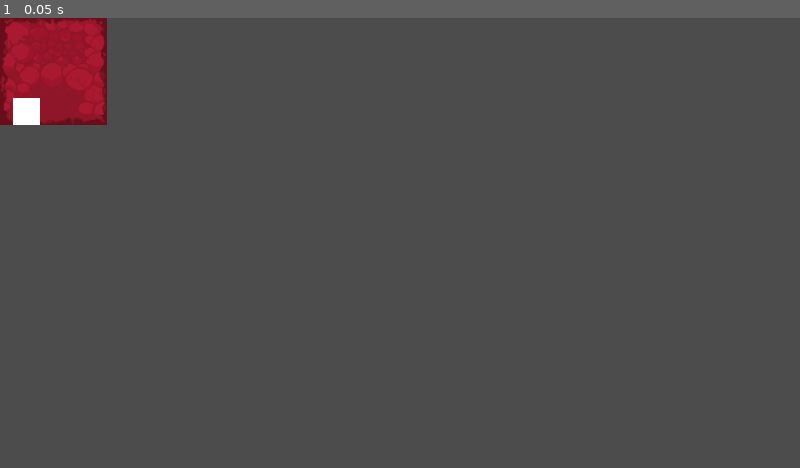
Above: before the commit, frame 1.
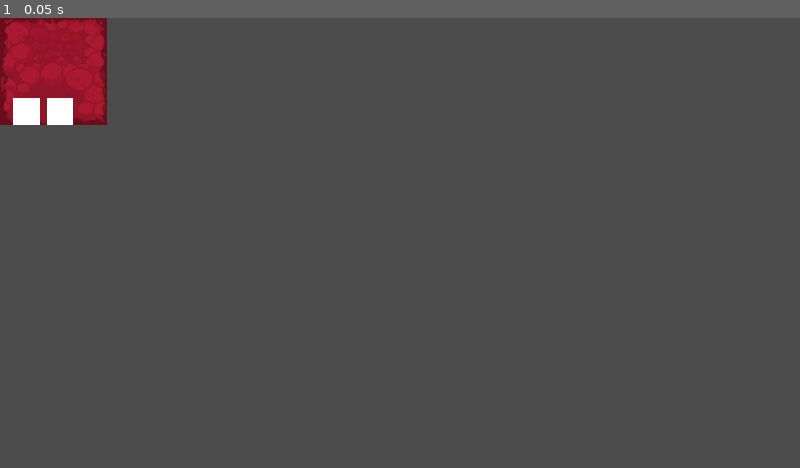
Above: after the commit, the same moment.

Repository: schnuet/ld-game-2020-4
Game: Godot game, scene res://objects/stations/StomachStation.tscn
The game is run twice, just before and just after one commit, with the same random seed, the same clock (stepped at 60 frames per second) and the same inputs. This scene is started directly instead of the project's main scene.
Inputs:
- Up to frame 1 (0.05 s): no input

The runs differ from the first frame. In frame 1, 0.2% of the frame differs, in the area x 5-10%, y 17-24%.

Commit message:
add station action trigger listeners

Diff:
--- a/objects/stations/Station.gd
+++ b/objects/stations/Station.gd
@@ -101,4 +101,17 @@
 func _on_ActionTimer_timeout():
 	$ActionTimer.wait_time = action_timer_time;
 	trigger_action();
-	pass # Replace with function body.
+
+func add_action_trigger_listener(body, method_as_string):
+	if (!is_connected("action_triggered", body, method_as_string)):
+		connect("action_triggered", body, method_as_string);
+		return true;
+	else:
+		return false;
+
+func remove_action_trigger_listener(body, method_as_string):
+	if (is_connected("action_triggered", body, method_as_string)):
+		disconnect("action_triggered", body, method_as_string);
+		return true;
+	else:
+		return false;
--- a/objects/stations/StomachStation.gd
+++ b/objects/stations/StomachStation.gd
@@ -10,3 +10,30 @@
 func perform_action():
 	add_protein(protein_created_on_action);
 	add_energy(energy_created_on_action);
+
+
+
+# listening to character enter
+
+func _on_EnergyStash_body_entered(body):
+	add_action_trigger_listener(body, "_on_EnergyStash_trigger");
+
+func _on_EnergyStash_body_exited(body):
+	remove_action_trigger_listener(body, "_on_ProteinStash_trigger");
+
+func _on_ProteinStash_body_entered(body):
+	add_action_trigger_listener(body, "_on_ProteinStash_trigger");
+
+func _on_ProteinStash_body_exited(body):
+	remove_action_trigger_listener(body, "_on_ProteinStash_trigger");
+
+
+# activate actions:
+
+func _on_EnergyStash_trigger(body):
+	var energy = take_energy(1);
+	body.add_energy(energy);
+
+func _on_ProteinStash_trigger(body):
+	var energy = take_protein(1);
+	body.add_protein(protein);
--- a/objects/stations/StomachStation.tscn
+++ b/objects/stations/StomachStation.tscn
@@ -11,16 +11,43 @@
 max_protein = 15
 
 [node name="EnergyStash" type="Area2D" parent="." index="3"]
+position = Vector2( 32, 128 )
 
 [node name="CollisionShape2D" type="CollisionShape2D" parent="EnergyStash" index="0"]
-position = Vector2( 32, 112 )
+position = Vector2( 0, -16 )
 shape = SubResource( 1 )
+__meta__ = {
+"_edit_lock_": true
+}
 
 [node name="ColorRect" type="ColorRect" parent="EnergyStash" index="1"]
-margin_left = 16.0
-margin_top = 96.0
-margin_right = 48.0
-margin_bottom = 128.0
+margin_left = -16.0
+margin_top = -32.0
+margin_right = 16.0
 __meta__ = {
+"_edit_lock_": true,
 "_edit_use_anchors_": false
 }
+
+[node name="ProteinStash" type="Area2D" parent="." index="4"]
+position = Vector2( 72, 128 )
+
+[node name="CollisionShape2D" type="CollisionShape2D" parent="ProteinStash" index="0"]
+position = Vector2( 0, -16 )
+shape = SubResource( 1 )
+__meta__ = {
+"_edit_lock_": true
+}
+
+[node name="ColorRect" type="ColorRect" parent="ProteinStash" index="1"]
+margin_left = -16.0
+margin_top = -32.0
+margin_right = 16.0
+__meta__ = {
+"_edit_lock_": true,
+"_edit_use_anchors_": false
+}
+[connection signal="body_entered" from="EnergyStash" to="." method="_on_EnergyStash_body_entered"]
+[connection signal="body_exited" from="EnergyStash" to="." method="_on_EnergyStash_body_exited"]
+[connection signal="body_entered" from="ProteinStash" to="." method="_on_ProteinStash_body_entered"]
+[connection signal="body_exited" from="ProteinStash" to="." method="_on_ProteinStash_body_exited"]
